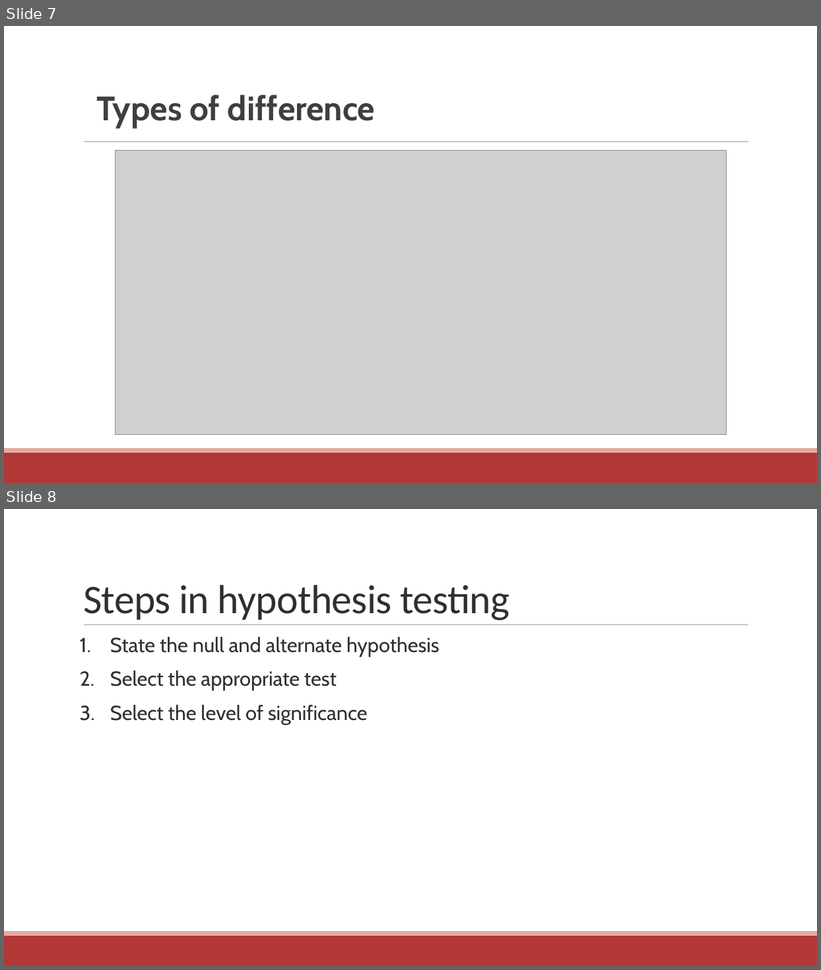
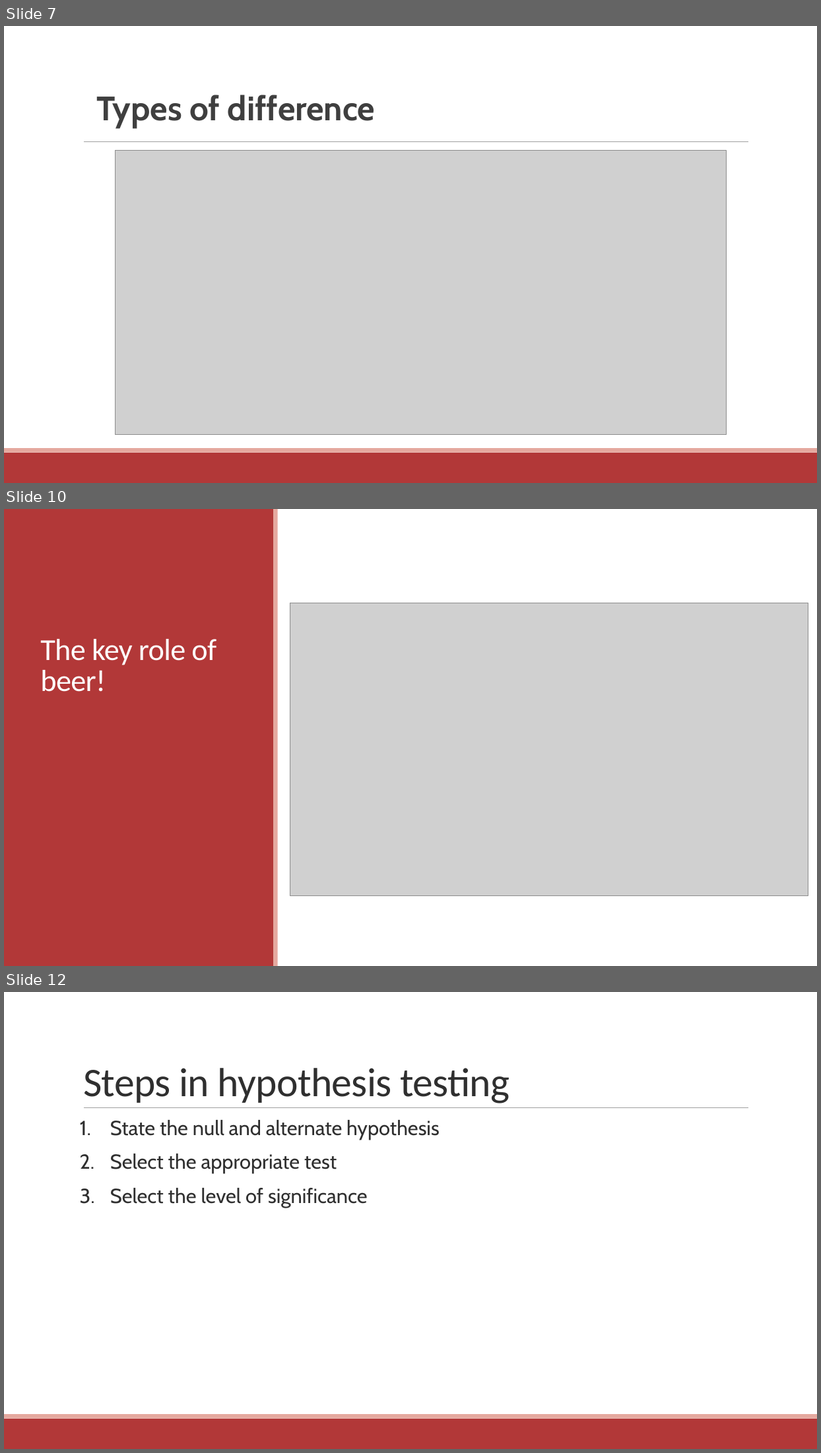
Before and after one commit to communitymaplab/geog4300_datascience, a slide deck: in_class_slides/geog4300_L13 Hypotheses and one sample tests and normality.pptx. Shown one above the other, each under a label of ours: slides 7 and 8 before the commit, slides 7, 10 and 12 after it; the slides between them are not shown. The pictures are 821x970 and 821x1453 pixels, drawn with LibreOffice and Linux fonts; fonts in the diff are those of the drawing; grey boxes stand for pictures. Boxes give left, top, right and bottom in pixels: in the first picture for what was removed or moved away, otherwise in the second. Text is boxed around its words. In the diff, an @@ line names an element or a change of style, - is before the commit and + after.

```diff
--- a/in_class_slides/geog4300_L13 Hypotheses and one sample tests and normality.pptx
+++ b/in_class_slides/geog4300_L13 Hypotheses and one sample tests and normality.pptx
@@ slide 10 added at (4, 509, 817, 966), background #FFFFFF @@
@@ rectangle added at (4, 509, 274, 966), fill #B23838 @@
@@ rectangle added at (274, 509, 278, 966), fill #E5A99F @@
@@ picture added at (290, 603, 809, 896) @@
@@ title added at (40, 639, 217, 692), 36 pt, text #FFFFFF @@
+The key role of beer!
@@ what was slide 8 is now slide 12 @@
```
Also in this commit, not shown: 2 slides changed, 4 other slides added, 2 other files.
